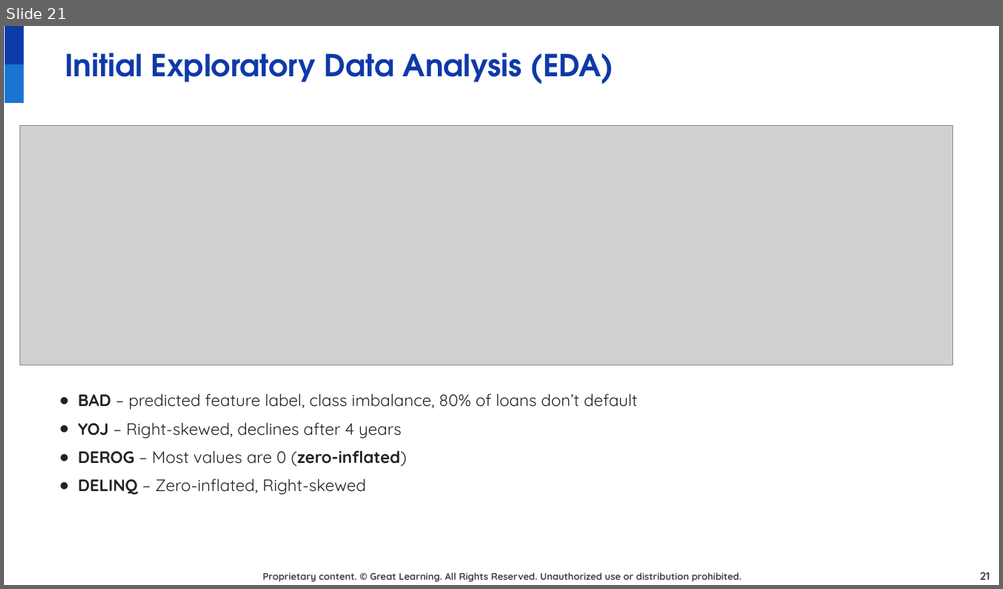
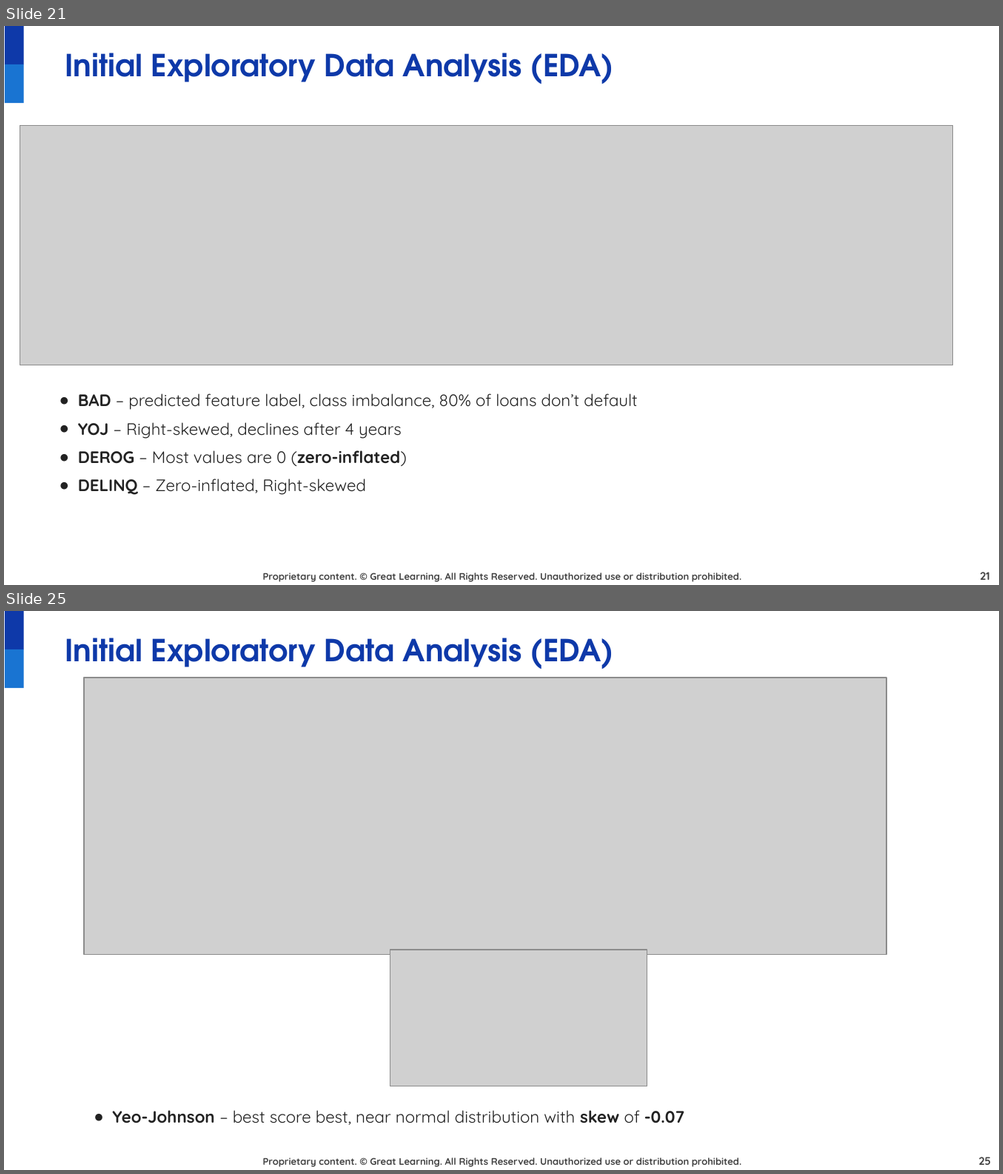
Before and after one commit to juanbucz/GreatLearning-TermProjects, a slide deck: Neural Networks - Loan Default/Loan Default Prediction Presentation - Business Interpretation - John Buczkowski.pptx. Shown one above the other, each under a label of ours: slide 21 before the commit, slides 21 and 25 after it; the slides between them are not shown. The pictures are 1003x589 and 1003x1174 pixels, drawn with LibreOffice and Linux fonts; fonts in the diff are those of the drawing; grey boxes stand for pictures; background and template pictures are left out. Boxes give left, top, right and bottom in pixels: in the first picture for what was removed or moved away, otherwise in the second. Text is boxed around its words. In the diff, an @@ line names an element or a change of style, - is before the commit and + after.

Commit message:
GL NN Loan Default Prediction Presentation - EDA - added Normalization analysis

```diff
--- a/Neural Networks - Loan Default/Loan Default Prediction Presentation - Business Interpretation - John Buczkowski.pptx
+++ b/Neural Networks - Loan Default/Loan Default Prediction Presentation - Business Interpretation - John Buczkowski.pptx
@@ slide 25 added at (x1=4, y1=611, x2=999, y2=1170), background #FFFFFF; not listed: 3 template elements that a slide beside it also shows @@
@@ text added at (x1=65, y1=638, x2=614, y2=669), 22 pt, text #0E39A9, bold @@
+Initial Exploratory Data Analysis (EDA)
@@ picture added at (x1=84, y1=678, x2=886, y2=955) @@
@@ picture added at (x1=390, y1=950, x2=646, y2=1086) @@
@@ text added at (x1=112, y1=1111, x2=685, y2=1125), 12 pt, text #222222 @@
+● Yeo-Johnson – best score best, near normal distribution with skew of -0.07
@@ page number added at (x1=979, y1=1157, x2=991, y2=1165), 8 pt, text #434343, bold @@
+25
```
Also in this commit, not shown: 9 other slides added.
